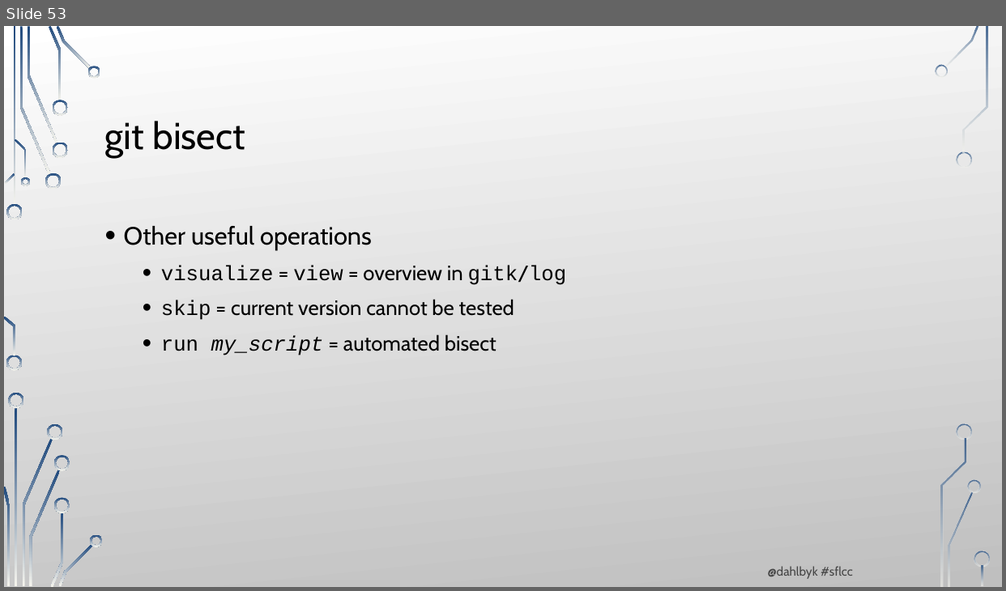
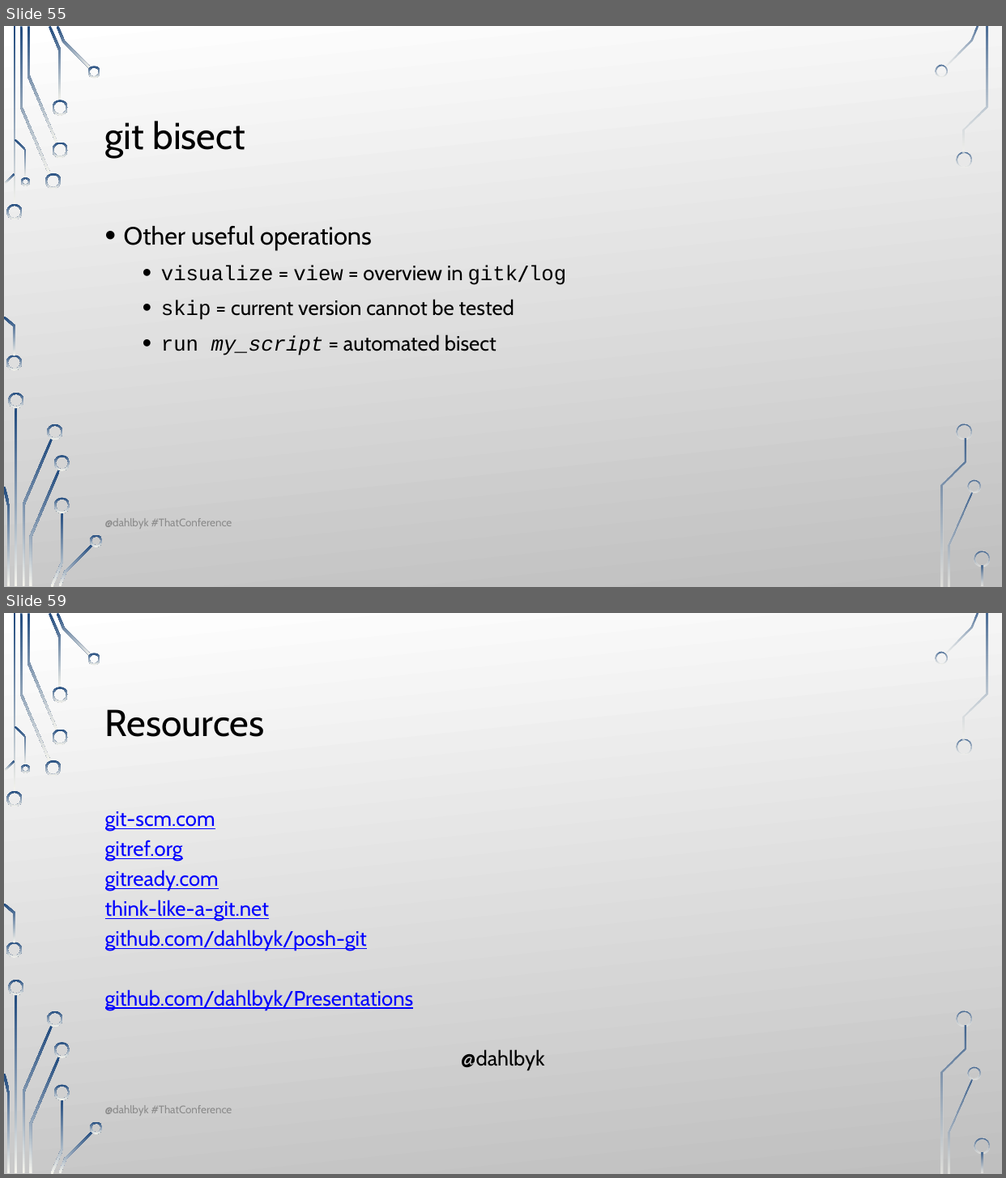
Before and after one commit to dahlbyk/Presentations, a slide deck: UnderstandingGit2/Slides.pptx. Shown one above the other, each under a label of ours: slide 53 before the commit, slides 55 and 59 after it; the slides between them are not shown. The pictures are 1006x591 and 1006x1178 pixels, drawn with LibreOffice and Linux fonts; fonts in the diff are those of the drawing; background and template pictures are left out. Boxes give left, top, right and bottom in pixels: in the first picture for what was removed or moved away, otherwise in the second. Text is boxed around its words. In the diff, an @@ line names an element or a change of style, - is before the commit and + after.

```diff
--- a/UnderstandingGit2/Slides.pptx
+++ b/UnderstandingGit2/Slides.pptx
@@ slide 59 added at box(4, 613, 1002, 1174), background picture (left out); not listed: 36 template elements that a slide beside it also shows @@
@@ title added at box(105, 709, 265, 737), 36 pt, text #000000 @@
+Resources
@@ text added at box(105, 811, 545, 1071), 20 pt, text #0000FF, underline @@
+git-scm.com
+gitref.org
+gitready.com
+think-like-a-git.net
+github.com/dahlbyk/posh-git
+github.com/dahlbyk/Presentations
+@dahlbyk
@@ text added at box(105, 1105, 232, 1116), 10.5 pt, text #8C8C8C @@
+@dahlbyk #ThatConference
@@ what was slide 53 is now slide 55 @@
@@ slide 55 changed as well @@
@@ text added at box(105, 518, 232, 529), 10.5 pt, text #8C8C8C @@
+@dahlbyk #ThatConference
@@ text removed at box(768, 566, 853, 579) @@
-@dahlbyk #sflcc
```
Also in this commit, not shown: 33 other slides changed, 6 other slides added, 1 slide removed.
